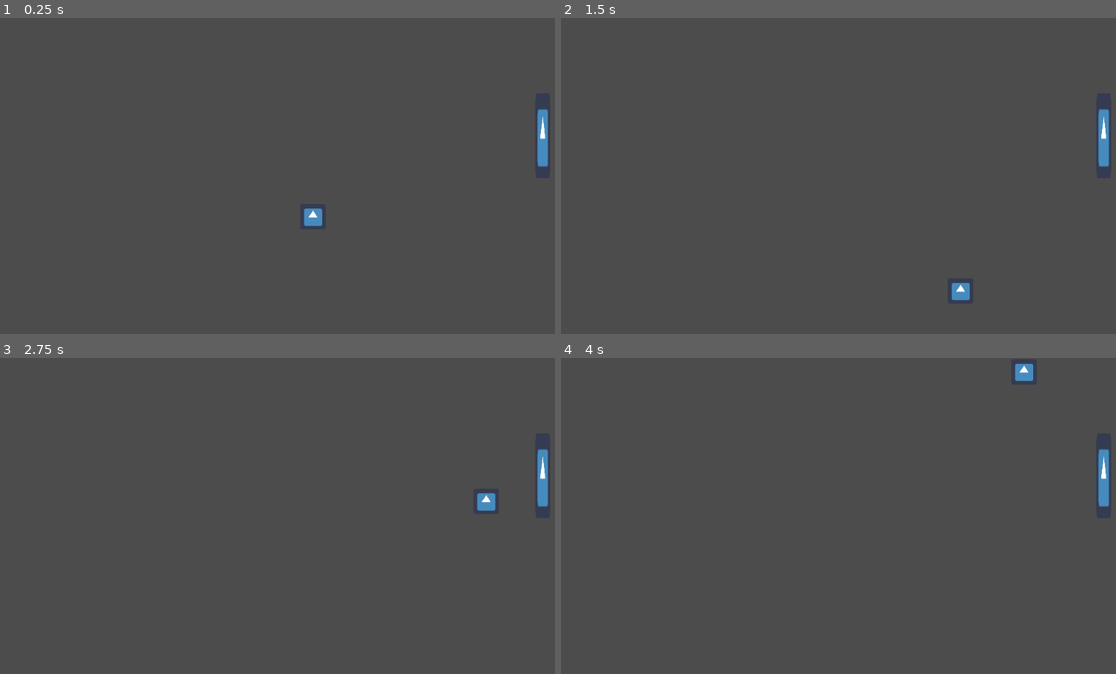
Above: before the commit, frames 1-4 (two rows, left to right).
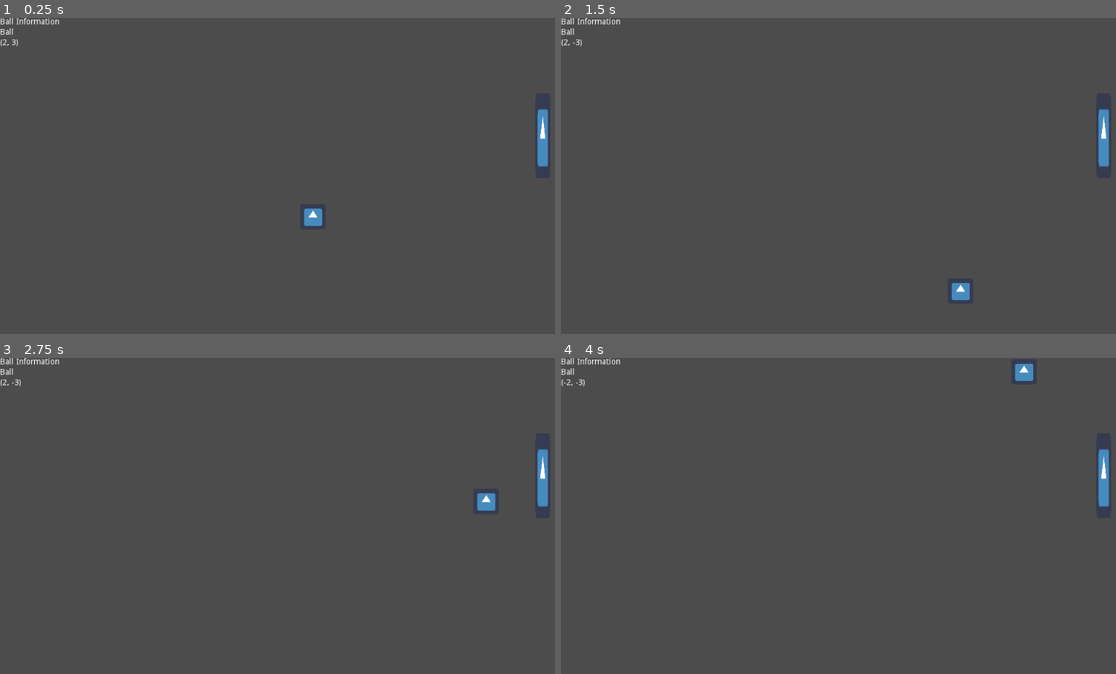
Above: after the commit, the same moments.

Repository: UoSGamesStudio/pong
Game: Godot game, scene res://Scenes/main.tscn
The game is run twice, just before and just after one commit, with the same random seed, the same clock (stepped at 60 frames per second) and the same inputs. The engine's default icon, where the game draws it, is replaced by a stand-in: a white triangle on a blue panel in a dark square.
Inputs:
- Up to frame 1 (0.25 s): no input
- Up to frame 2 (1.5 s): no input
- Up to frame 3 (2.75 s): no input
- Up to frame 4 (4 s): no input

The runs differ from the first frame. In frame 1, 0.2% of the frame differs, in the area x 0-11%, y 0-9%; in frame 2, 0.2%; in frame 3, 0.2%; in frame 4, 0.2%.

Commit message:
Very crude and basic debug system

Diff:
--- /dev/null
+++ b/Autoload/Debug/Ball/DbBall.tscn
@@ -0,0 +1,27 @@
+[gd_scene load_steps=3 format=2]
+
+[ext_resource path="res://Autoload/Debug/Log.tscn" type="PackedScene" id=1]
+[ext_resource path="res://Autoload/Debug/Ball/db_ball.gd" type="Script" id=2]
+
+[node name="DbBall" type="Control"]
+anchor_right = 1.0
+anchor_bottom = 1.0
+script = ExtResource( 2 )
+__meta__ = {
+"_edit_use_anchors_": false
+}
+
+[node name="C" type="VBoxContainer" parent="."]
+anchor_right = 1.0
+margin_bottom = 398.0
+
+[node name="Title" type="Label" parent="C"]
+margin_right = 1024.0
+margin_bottom = 14.0
+text = "Ball Information"
+
+[node name="Name" parent="C" instance=ExtResource( 1 )]
+margin_top = 18.0
+margin_bottom = 32.0
+
+[node name="Valocity" parent="C" instance=ExtResource( 1 )]
--- /dev/null
+++ b/Autoload/Debug/Ball/db_ball.gd
@@ -0,0 +1,20 @@
+extends Control
+class_name DbBall
+
+onready var _name: DebugLog = $C/Name
+onready var _velocity: DebugLog = $C/Valocity
+
+onready var _main: Main = get_node("/root/Main")
+var _ball: Ball
+
+func set_ball(ball: Ball) -> void:
+	_ball = ball
+
+func _ready() -> void:
+	var main: Main = get_node("/root/Main")
+	set_ball(main._ball)
+
+func _process(delta: float) -> void:
+	if _main._ball != null:
+		_name.set_info(_main._ball.name)
+		_velocity.set_info(str(_main._ball.velocity))
--- /dev/null
+++ b/Autoload/Debug/Debug.tscn
@@ -0,0 +1,14 @@
+[gd_scene load_steps=2 format=2]
+
+[ext_resource path="res://Autoload/Debug/Ball/DbBall.tscn" type="PackedScene" id=1]
+
+[node name="Debug" type="Control"]
+anchor_right = 1.0
+anchor_bottom = 1.0
+__meta__ = {
+"_edit_use_anchors_": false
+}
+
+[node name="DbBall" parent="." instance=ExtResource( 1 )]
+margin_right = -895.0
+margin_bottom = -529.0
--- /dev/null
+++ b/Autoload/Debug/Log.tscn
@@ -0,0 +1,10 @@
+[gd_scene load_steps=2 format=2]
+
+[ext_resource path="res://Autoload/Debug/log.gd" type="Script" id=1]
+
+[node name="Valocity" type="Label"]
+margin_top = 36.0
+margin_right = 1024.0
+margin_bottom = 50.0
+text = "Velocity: 2.0, 1.0"
+script = ExtResource( 1 )
--- /dev/null
+++ b/Autoload/Debug/log.gd
@@ -0,0 +1,8 @@
+extends Label
+class_name DebugLog
+
+export var prefix := ""
+export var postfix := ""
+
+func set_info(info_str: String) -> void:
+	text = prefix + info_str + postfix
--- a/Scenes/main.tscn
+++ b/Scenes/main.tscn
@@ -1,14 +1,16 @@
-[gd_scene load_steps=6 format=2]
+[gd_scene load_steps=7 format=2]
 
 [ext_resource path="res://Stage/Paddle/paddle_controller.tscn" type="PackedScene" id=1]
 [ext_resource path="res://icon.png" type="Texture" id=2]
 [ext_resource path="res://Scripts/ball.gd" type="Script" id=3]
 [ext_resource path="res://Stage/Wall.tscn" type="PackedScene" id=4]
+[ext_resource path="res://Scripts/main.gd" type="Script" id=5]
 
 [sub_resource type="CircleShape2D" id=1]
 radius = 28.0
 
 [node name="Main" type="Node"]
+script = ExtResource( 5 )
 
 [node name="Camera2D" type="Camera2D" parent="."]
 offset = Vector2( 512, 300 )
--- a/Scripts/paddle.gd
+++ b/Scripts/Paddle/paddle.gd
@@ -5,7 +5,8 @@
 export(float, 0.0, 10.0) var acceleration: float = 2
 export(float, 0.1, 5.0) var deceleration_multiplier := 2.0
 
-onready var input : InputNode = $Input
+onready var ball_reactor: PaddleBallReactor = $BallCollider
+onready var input: InputNode = $Input
 
 var velocity := Vector2()
 
@@ -33,3 +34,5 @@
 	var collision := move_and_collide(velocity)
 	if collision:
 		velocity = Vector2()
+
+	ball_reactor.velocity = velocity
--- /dev/null
+++ b/Scripts/Paddle/paddle_ball_reactor.gd
@@ -0,0 +1,7 @@
+extends BallReactor
+class_name PaddleBallReactor
+
+var velocity := Vector2()
+
+func on_ball_collision(velocity: Vector2, normal: Vector2) -> Vector2:
+	return .on_ball_collision(velocity, normal) + self.velocity
--- a/Scripts/ball_reactor.gd
+++ b/Scripts/ball_reactor.gd
@@ -1,16 +1,5 @@
 extends StaticBody2D
 class_name BallReactor
 
-
-# Declare member variables here. Examples:
-# var a = 2
-# var b = "text"
-
-
-# Called when the node enters the scene tree for the first time.
-func _ready() -> void:
-	pass # Replace with function body.
-
-func on_ball_collision(velocity: Vector2, normal: Vector2):
-
+func on_ball_collision(velocity: Vector2, normal: Vector2) -> Vector2:
 	return velocity.bounce(normal)
--- /dev/null
+++ b/Scripts/main.gd
@@ -0,0 +1,19 @@
+extends Node
+class_name Main
+
+
+onready var _ball: Ball = $Ball
+
+# Declare member variables here. Examples:
+# var a = 2
+# var b = "text"
+
+
+# Called when the node enters the scene tree for the first time.
+func _ready():
+	pass # Replace with function body.
+
+
+# Called every frame. 'delta' is the elapsed time since the previous frame.
+#func _process(delta):
+#	pass
--- a/Stage/Paddle/paddle_controller.tscn
+++ b/Stage/Paddle/paddle_controller.tscn
@@ -1,7 +1,7 @@
 [gd_scene load_steps=7 format=2]
 
-[ext_resource path="res://Scripts/paddle.gd" type="Script" id=1]
-[ext_resource path="res://Scripts/ball_reactor.gd" type="Script" id=2]
+[ext_resource path="res://Scripts/Paddle/paddle.gd" type="Script" id=1]
+[ext_resource path="res://Scripts/Paddle/paddle_ball_reactor.gd" type="Script" id=2]
 [ext_resource path="res://icon.png" type="Texture" id=3]
 [ext_resource path="res://Scripts/Input/two_player_input.gd" type="Script" id=4]
 
--- a/project.godot
+++ b/project.godot
@@ -24,6 +24,16 @@
 "language": "GDScript",
 "path": "res://Scripts/ball_reactor.gd"
 }, {
+"base": "Control",
+"class": "DbBall",
+"language": "GDScript",
+"path": "res://Autoload/Debug/Ball/db_ball.gd"
+}, {
+"base": "Label",
+"class": "DebugLog",
+"language": "GDScript",
+"path": "res://Autoload/Debug/log.gd"
+}, {
 "base": "Reference",
 "class": "IButton",
 "language": "GDScript",
@@ -34,10 +44,20 @@
 "language": "GDScript",
 "path": "res://Scripts/Input/input_node.gd"
 }, {
+"base": "Node",
+"class": "Main",
+"language": "GDScript",
+"path": "res://Scripts/main.gd"
+}, {
 "base": "KinematicBody2D",
 "class": "Paddle",
 "language": "GDScript",
-"path": "res://Scripts/paddle.gd"
+"path": "res://Scripts/Paddle/paddle.gd"
+}, {
+"base": "BallReactor",
+"class": "PaddleBallReactor",
+"language": "GDScript",
+"path": "res://Scripts/Paddle/paddle_ball_reactor.gd"
 }, {
 "base": "InputNode",
 "class": "TwoPlayerInput",
@@ -53,9 +73,13 @@
 "Ball": "",
 "BallReaction": "",
 "BallReactor": "",
+"DbBall": "",
+"DebugLog": "",
 "IButton": "",
 "InputNode": "",
+"Main": "",
 "Paddle": "",
+"PaddleBallReactor": "",
 "TwoPlayerInput": "",
 "Wall": ""
 }
@@ -65,6 +89,10 @@
 config/name="Pong"
 run/main_scene="res://Scenes/main.tscn"
 config/icon="res://icon.png"
+
+[autoload]
+
+Debug="*res://Autoload/Debug/Debug.tscn"
 
 [editor]
 
